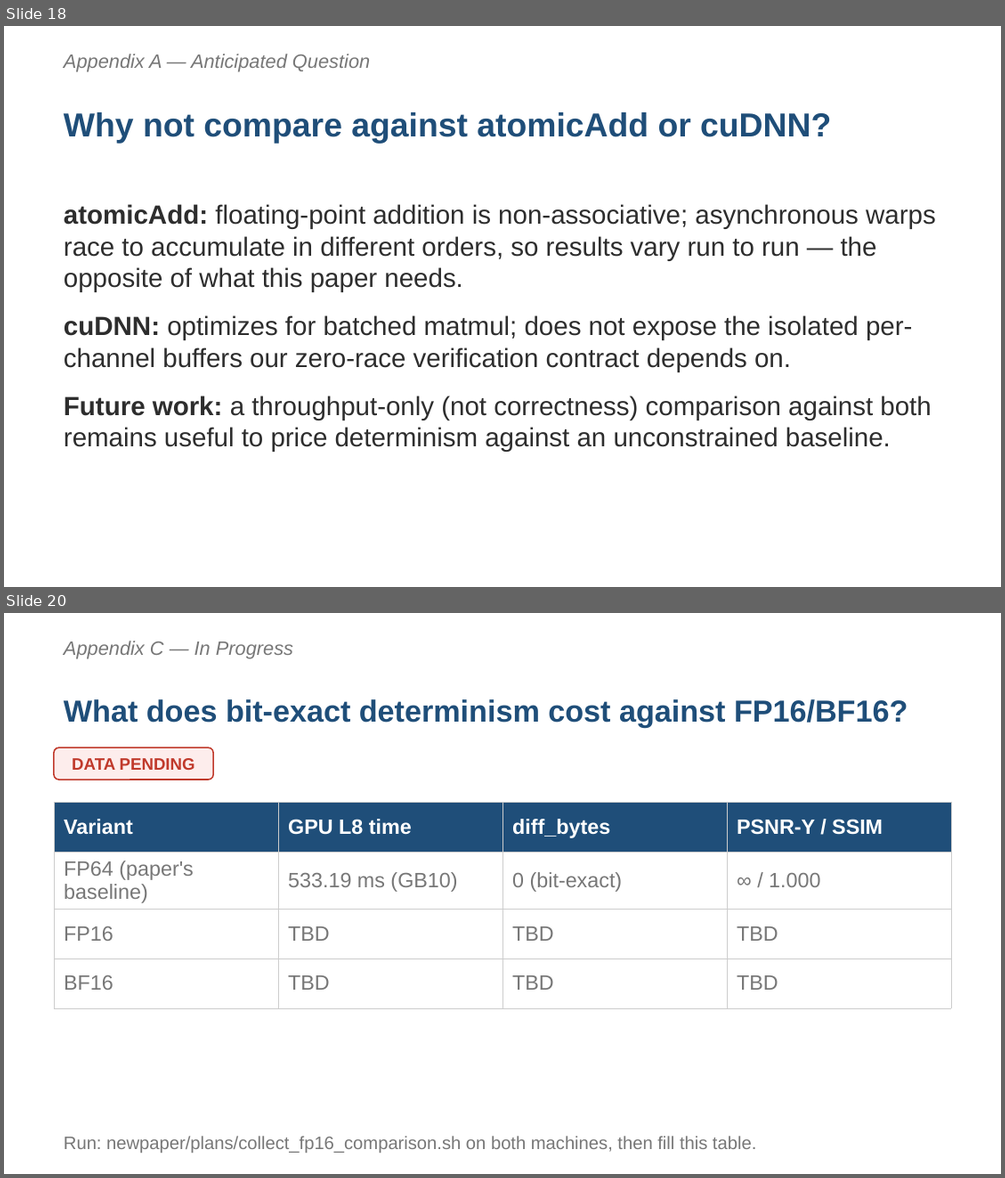
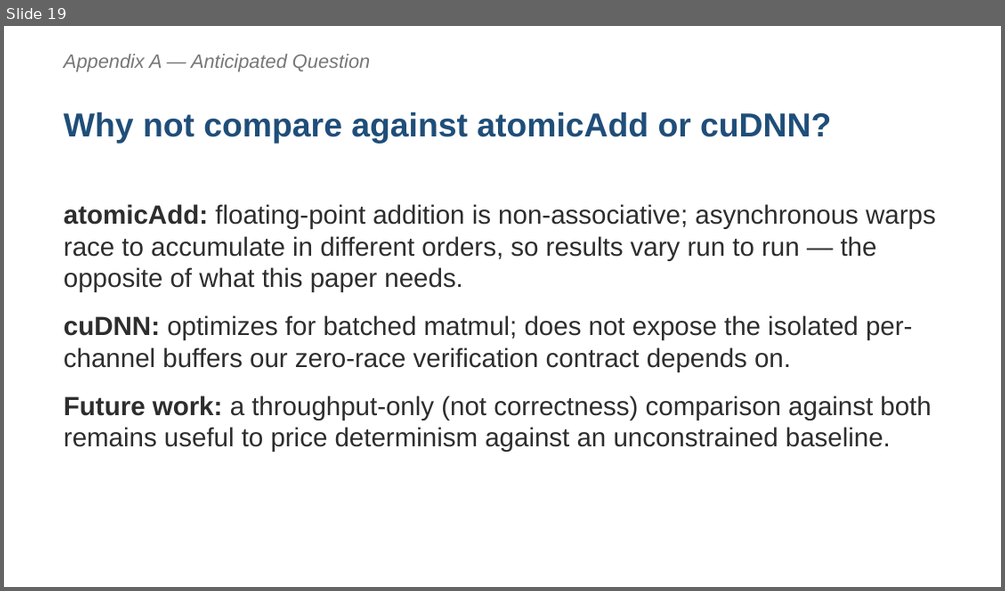
Before and after one commit to dhank77/paper-conf, a slide deck: newpaper/presentation/itis_presentation.pptx. Shown one above the other, each under a label of ours: slides 18 and 20 before the commit, slide 19 after it; the slides between them are not shown. The pictures are 1005x1178 and 1005x591 pixels, drawn with LibreOffice and Linux fonts; fonts in the diff are those of the drawing. Boxes give left, top, right and bottom in pixels: in the first picture for what was removed or moved away, otherwise in the second. Text is boxed around its words. In the diff, an @@ line names an element or a change of style, - is before the commit and + after.

```diff
--- a/newpaper/presentation/itis_presentation.pptx
+++ b/newpaper/presentation/itis_presentation.pptx
@@ slide 20 removed at <box>4,613,1001,1174</box>, background #FFFFFF @@
@@ text removed at <box>64,641,293,659</box> @@
-Appendix C — In Progress
@@ text removed at <box>64,699,907,728</box> @@
-What does bit-exact determinism cost against FP16/BF16?
@@ rounded rectangle removed at <box>54,747,213,779</box> @@
@@ text removed at <box>72,758,195,770</box> @@
-DATA PENDING
@@ table removed at <box>54,803,951,1002</box>, 4 rows, 4 columns @@
-Variant | GPU L8 time | diff_bytes | PSNR-Y / SSIM
-FP64 (paper's baseline) | 533.19 ms (GB10) | 0 (bit-exact) | ∞ / 1.000
-FP16 | TBD | TBD | TBD
-BF16 | TBD | TBD | TBD
@@ text removed at <box>64,1135,756,1152</box> @@
-Run: newpaper/plans/collect_fp16_comparison.sh on both machines, then fill this table.
@@ what was slide 18 is now slide 19 @@
```
Also in this commit, not shown: 4 slides changed, 4 slides added, 2 other slides removed, 1 other file.
